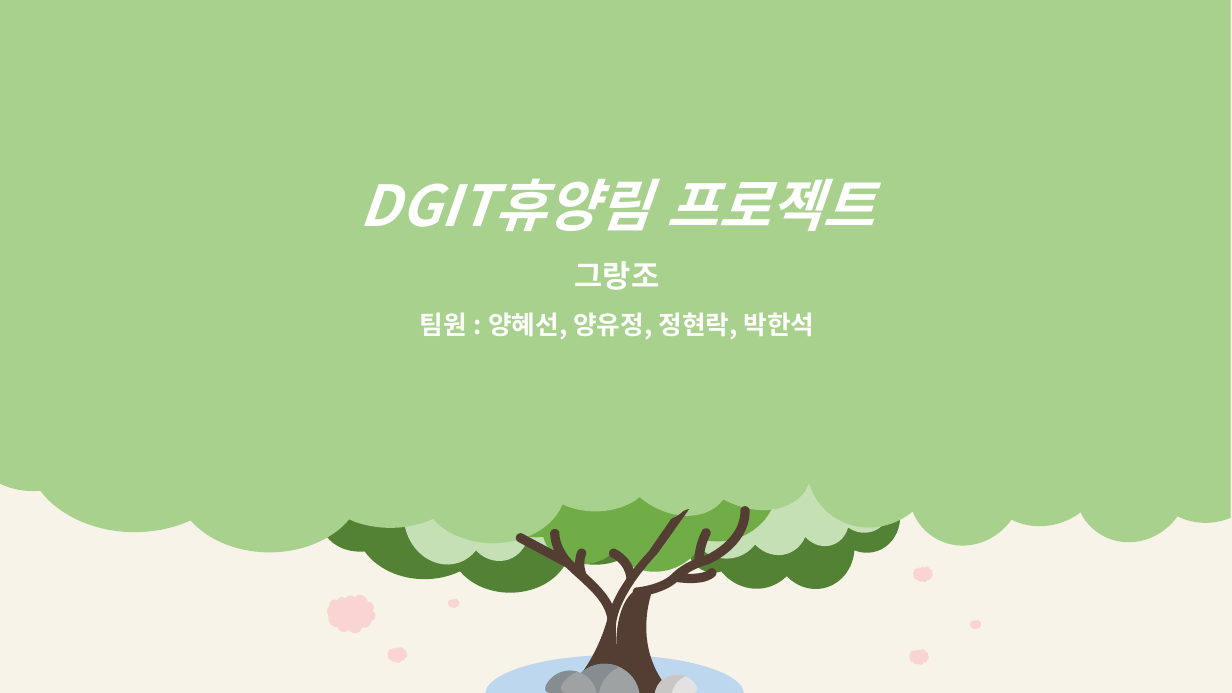
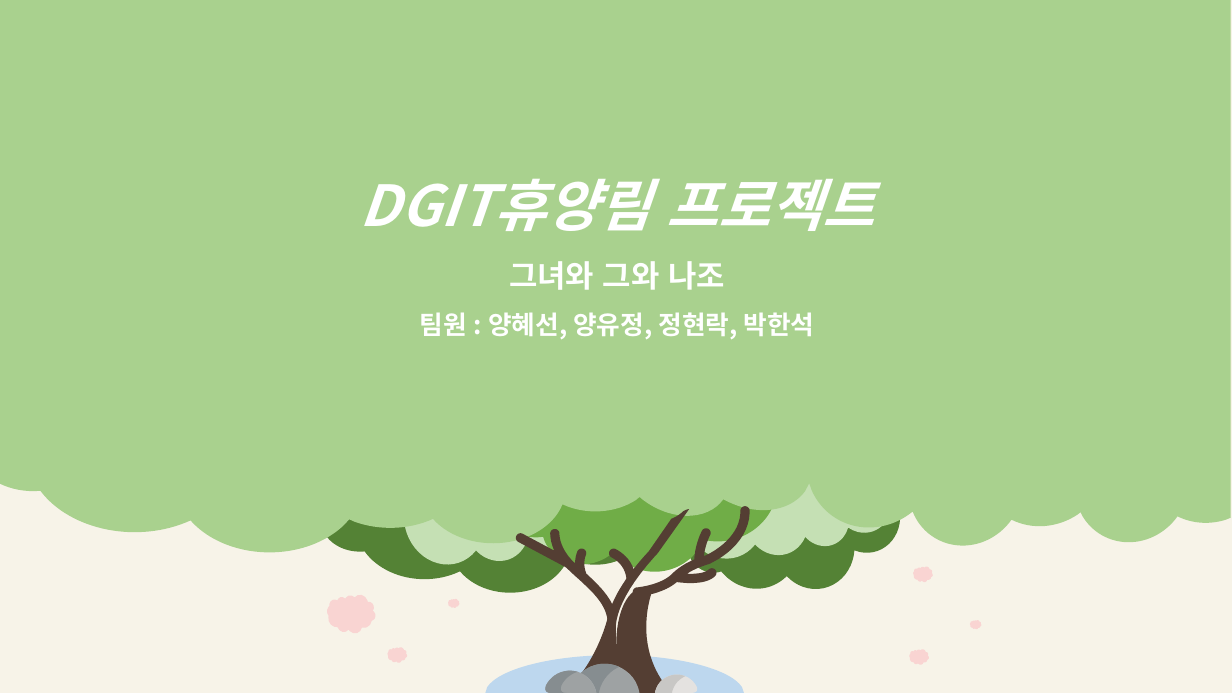
Before and after one commit to dhddldidk/forest, a slide deck: slide 1 of dataFiles/forest.pptx. Drawn at 1232x693 pixels with LibreOffice and Linux fonts; fonts in the diff are those of the drawing. Boxes give left, top, right and bottom in pixels: in the first picture for what was removed or moved away, otherwise in the second. Text is boxed around its words. In the diff, an @@ line names an element or a change of style, - is before the commit and + after.

Commit message:
피피티 수정

```diff
--- a/dataFiles/forest.pptx
+++ b/dataFiles/forest.pptx
@@ text at (x1=509, y1=261, x2=725, y2=290): text changed @@
-그랑조
+그녀와 그와 나조
```
